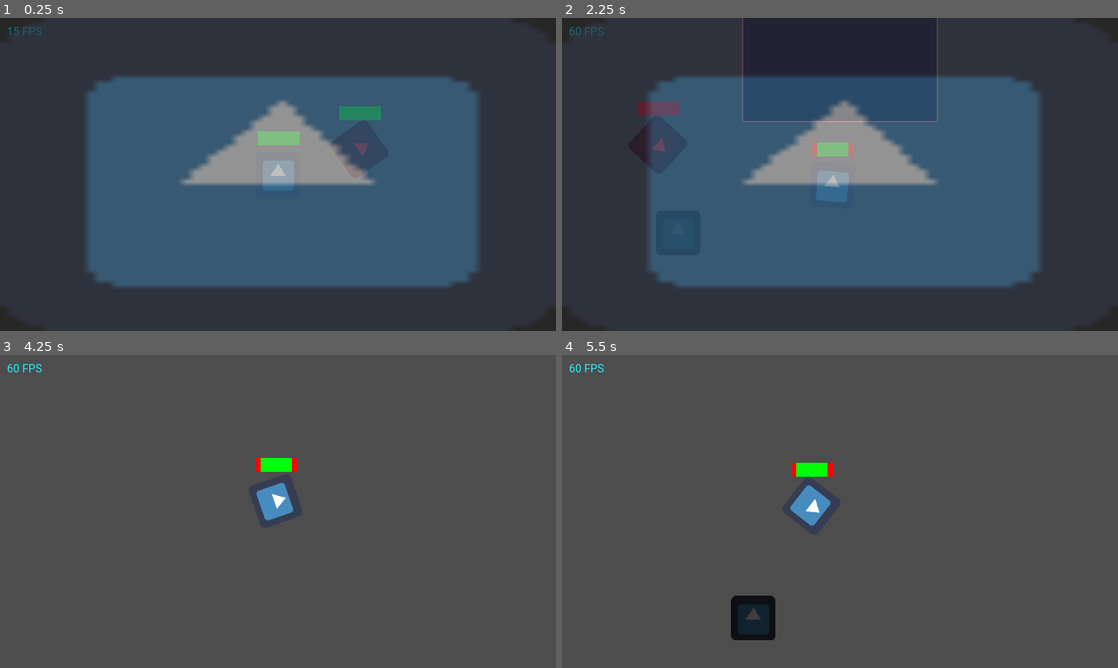
Above: before the commit, frames 1-4 (two rows, left to right).
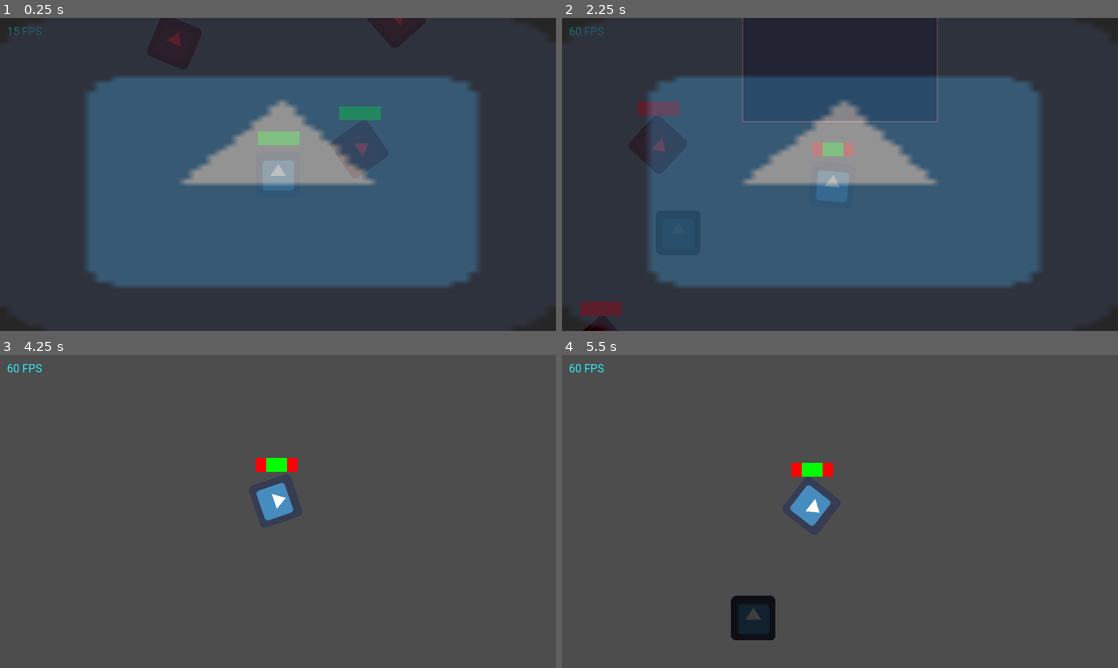
Above: after the commit, the same moments.

Repository: Bloodyaugust/ld-54
Game: Godot game, scene res://scenes/main.tscn
Same seed, same stepped clock (60 frames per second), same inputs: the game is played once before the commit and once after it. The engine's default icon, where the game draws it, is replaced by a stand-in: a white triangle on a blue panel in a dark square.
Inputs (mouse positions are in pixels of both pictures, inside the frame that each line leads up to):
- Up to frame 1 (0.25 s): no input
- Up to frame 2 (2.25 s): tap Enter at 0.5, 2 s; move the mouse to (962, 158) at 0.52 s; hold Right (ui_right) 0.53-1.25 s; click (962, 158) at 0.67 s; tap Space at 1.25 s; drag from (728, 190) to (834, 224) at 1.27 s; move the mouse to (895, 105) at 2.02 s; hold Right (ui_right) from 2.03 s (still down)
- Up to frame 3 (4.25 s): release Right (ui_right) at 2.75 s; click "Play" at 2.75 s; click "Play" at 3.5 s
- Up to frame 4 (5.5 s): drag from (812, 574) to (673, 464) at 4.27 s; move the mouse to (1006, 558) at 5.02 s; hold Left (ui_left) from 5.03 s (still down)

The runs differ from the first frame. In frame 1, less than 0.1% of the frame differs, in the area x 30-73%, y 0-10%; in frame 2, 0.5%, in the area x 3-52%, y 39-100%; in frame 3, less than 0.1%; in frame 4, less than 0.1%.

Commit message:
Make EnemyController react to player death

Diff:
--- a/scenes/main.tscn
+++ b/scenes/main.tscn
@@ -134,3 +134,9 @@
 texture = ExtResource("2")
 
 [node name="Enemy" parent="." instance=ExtResource("9_vjdrj")]
+
+[node name="Enemy2" parent="." instance=ExtResource("9_vjdrj")]
+position = Vector2(-267, -152)
+
+[node name="Enemy3" parent="." instance=ExtResource("9_vjdrj")]
+position = Vector2(53, -187)
--- a/scripts/controllers/EnemyController.gd
+++ b/scripts/controllers/EnemyController.gd
@@ -3,5 +3,15 @@
 @onready var _player: Node2D = get_tree().get_first_node_in_group("player")
 @onready var _ship: Node2D = %Ship
 
+var _player_dead: bool = false
+
+func _on_player_died() -> void:
+  _player_dead = true
+  _ship.move_target = global_position
+
 func _process(_delta) -> void:
-  _ship.move_target = _player.global_position
+  if !_player_dead:
+    _ship.move_target = _player.global_position
+
+func _ready() -> void:
+  _player.died.connect(_on_player_died)
